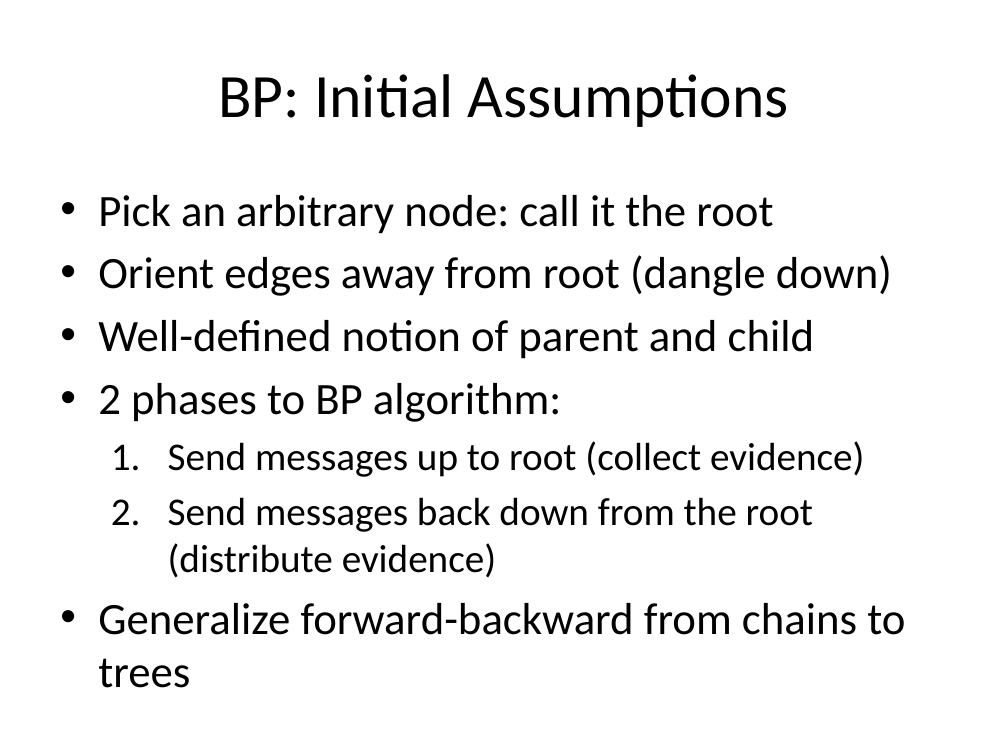
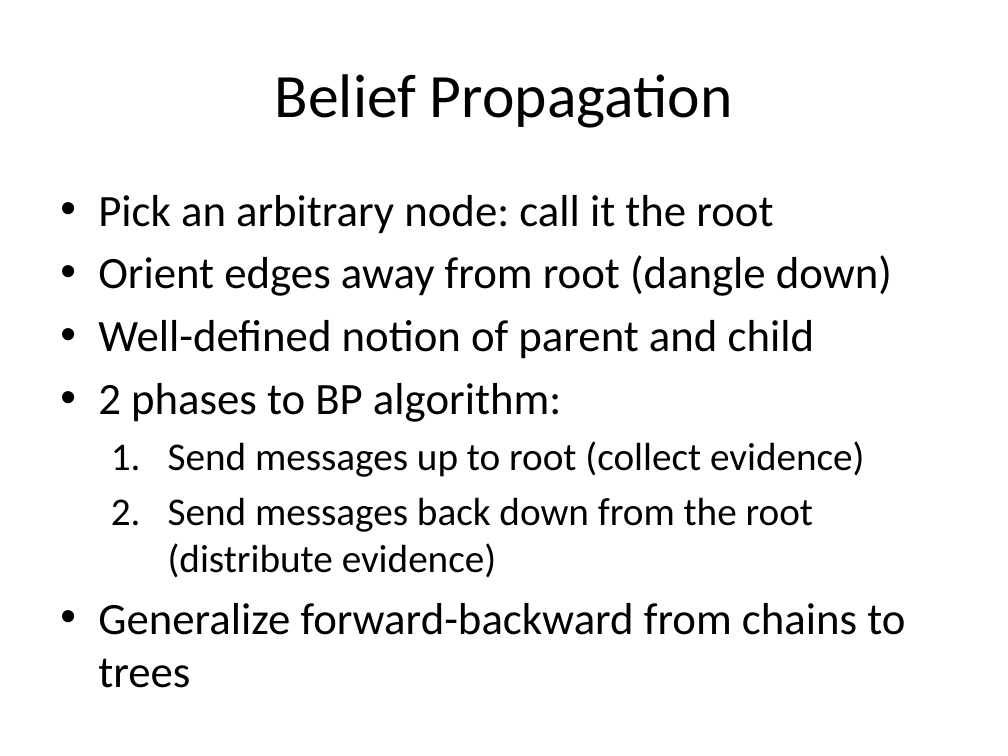
Before and after one commit to aritter/aritter.github.io, a slide deck: slide 13 of courses/slides/exact_inference.pptx (slide 11 before the commit). Drawn at 1008x756 pixels with LibreOffice and Linux fonts; fonts in the diff are those of the drawing. Boxes give left, top, right and bottom in pixels: in the first picture for what was removed or moved away, otherwise in the second. Text is boxed around its words. In the diff, an @@ line names an element or a change of style, - is before the commit and + after.

```diff
--- a/courses/slides/exact_inference.pptx
+++ b/courses/slides/exact_inference.pptx
@@ title at <box>275,74,733,128</box>: text changed @@
-BP: Initial Assumptions
+Belief Propagation
```
Also in this commit, not shown: 3 other slides changed, 3 slides added, 2 slides removed.
